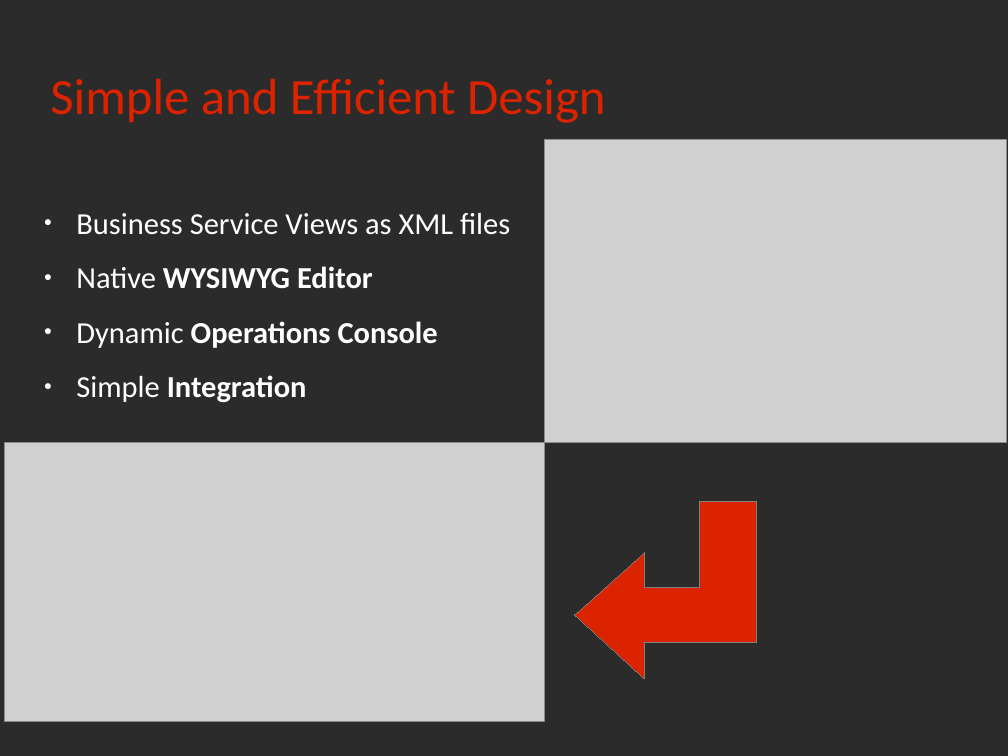
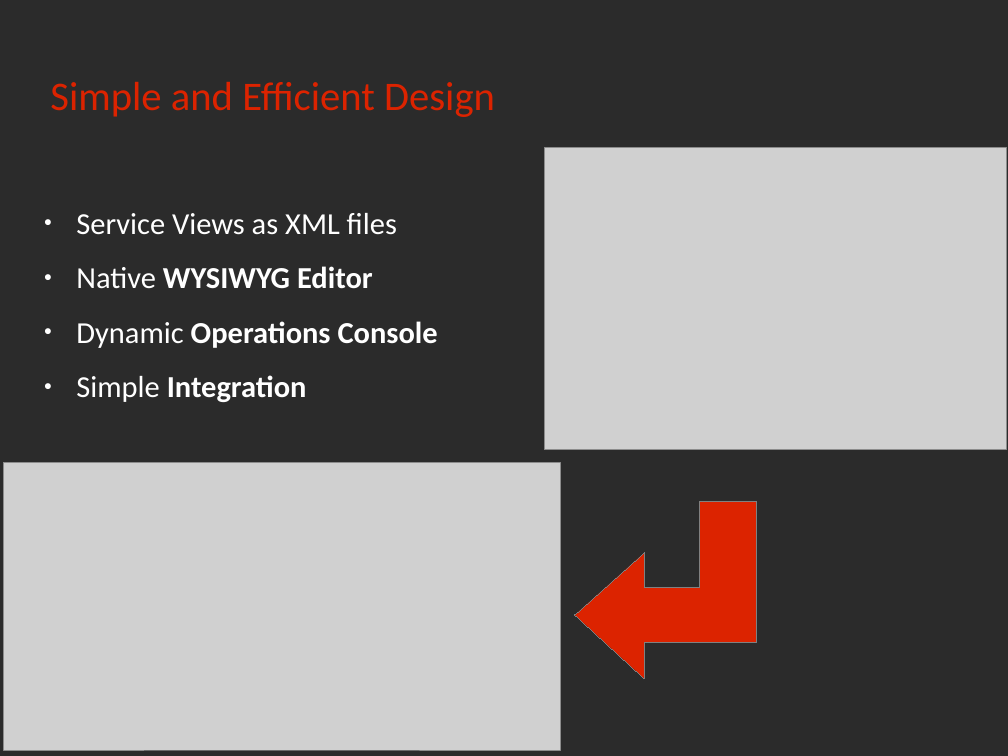
Before and after one commit to rchakode/realopinsight, a slide deck: slide 25 of doc/talks/nwc-2013.odp (slide 24 before the commit). Drawn at 1008x756 pixels with LibreOffice and Linux fonts; fonts in the diff are those of the drawing; grey boxes stand for pictures; background and template pictures are left out; a plain dark background stands for a picture behind light text. Boxes give left, top, right and bottom in pixels: in the first picture for what was removed or moved away, otherwise in the second. Text is boxed around its words. In the diff, an @@ line names an element or a change of style, - is before the commit and + after.

```diff
--- a/doc/talks/nwc-2013.odp
+++ b/doc/talks/nwc-2013.odp
@@ title "Simple and Efficient Design" at [50,82,495,117]: size 40 to 32 pt @@
@@ picture: place and size @@
-picture at [544,140,1006,443]
+picture at [544,147,1006,450]
@@ text at [76,213,397,235]: text changed @@
-● Business Service Views as XML files
+● Service Views as XML files
@@ picture: place and size @@
-picture at [5,443,544,722]
+picture at [3,463,560,751]
```
Also in this commit, not shown: 27 other slides changed, 5 slides added, 3 slides removed, 1 other file.
